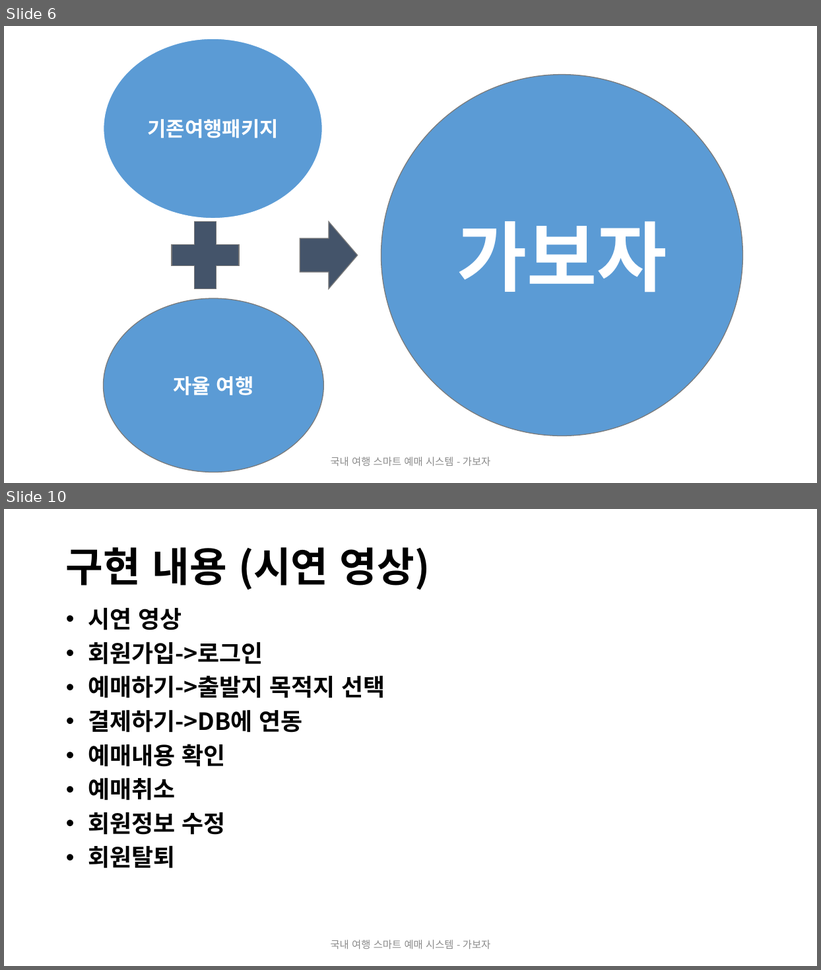
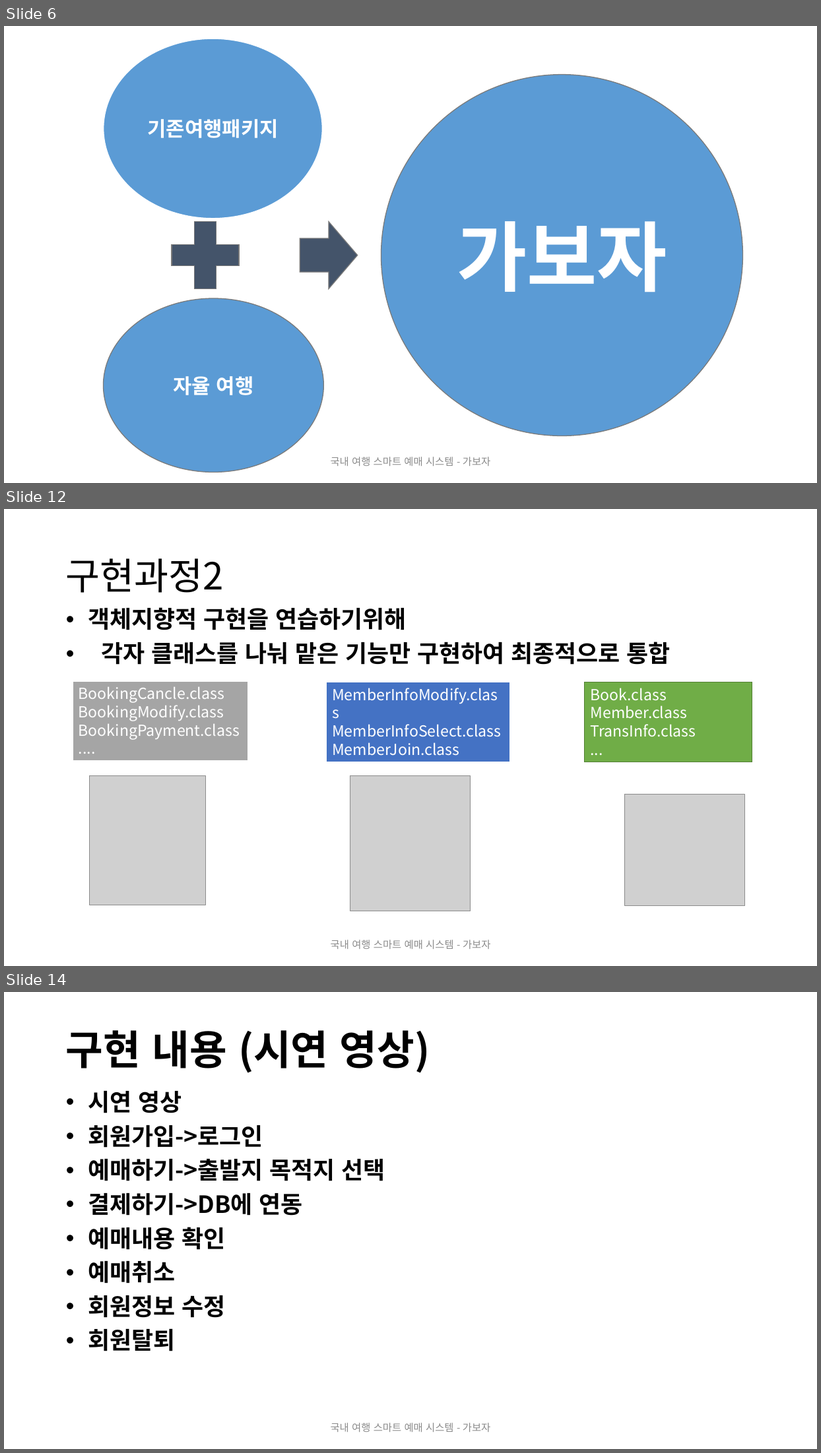
Before and after one commit to 2019-SMHRD-Deep3/JAVA_PROJECT, a slide deck: DOCUMENT/가보자바_pt_final.pptx. Shown one above the other, each under a label of ours: slides 6 and 10 before the commit, slides 6, 12 and 14 after it; the slides between them are not shown. The pictures are 821x970 and 821x1453 pixels, drawn with LibreOffice and Linux fonts; fonts in the diff are those of the drawing; grey boxes stand for pictures. Boxes give left, top, right and bottom in pixels: in the first picture for what was removed or moved away, otherwise in the second. Text is boxed around its words. In the diff, an @@ line names an element or a change of style, - is before the commit and + after.

```diff
--- a/DOCUMENT/가보자바_pt_final.pptx
+++ b/DOCUMENT/가보자바_pt_final.pptx
@@ slide 12 added at (4,509,817,966), background #FFFFFF @@
@@ title added at (66,559,224,593), 44 pt, text #000000 @@
+구현과정2
@@ text added at (88,607,671,665), 28 pt, text #000000, bold @@
+• 객체지향적 구현을 연습하기위해
+• 각자 클래스를 나눠 맡은 기능만 구현하여 최종적으로 통합
@@ rectangle added at (73,681,249,761), fill #A5A5A5, outline #FFFFFF 1.5 pt, 18 pt, text #FFFFFF @@
+BookingCancle.class
+BookingModify.class
+BookingPayment.class
+....
@@ rectangle added at (326,682,510,762), fill #4472C4, outline #FFFFFF 1.5 pt, 18 pt, text #FFFFFF @@
+MemberInfoModify.class
+MemberInfoSelect.class
+MemberJoin.class
+...
@@ rectangle added at (585,682,752,762), fill #70AD47, outline #538035 1 pt, 18 pt, text #FFFFFF @@
+Book.class
+Member.class
+TransInfo.class
+...
@@ picture added at (90,776,206,906) @@
@@ picture added at (350,776,471,912) @@
@@ picture added at (624,795,745,906) @@
@@ text added at (331,940,490,949), 12 pt, text #8C8C8C @@
+국내 여행 스마트 예매 시스템 - 가보자
@@ what was slide 10 is now slide 14 @@
```
Also in this commit, not shown: 3 slides changed, 4 other slides added, 1 other file.
